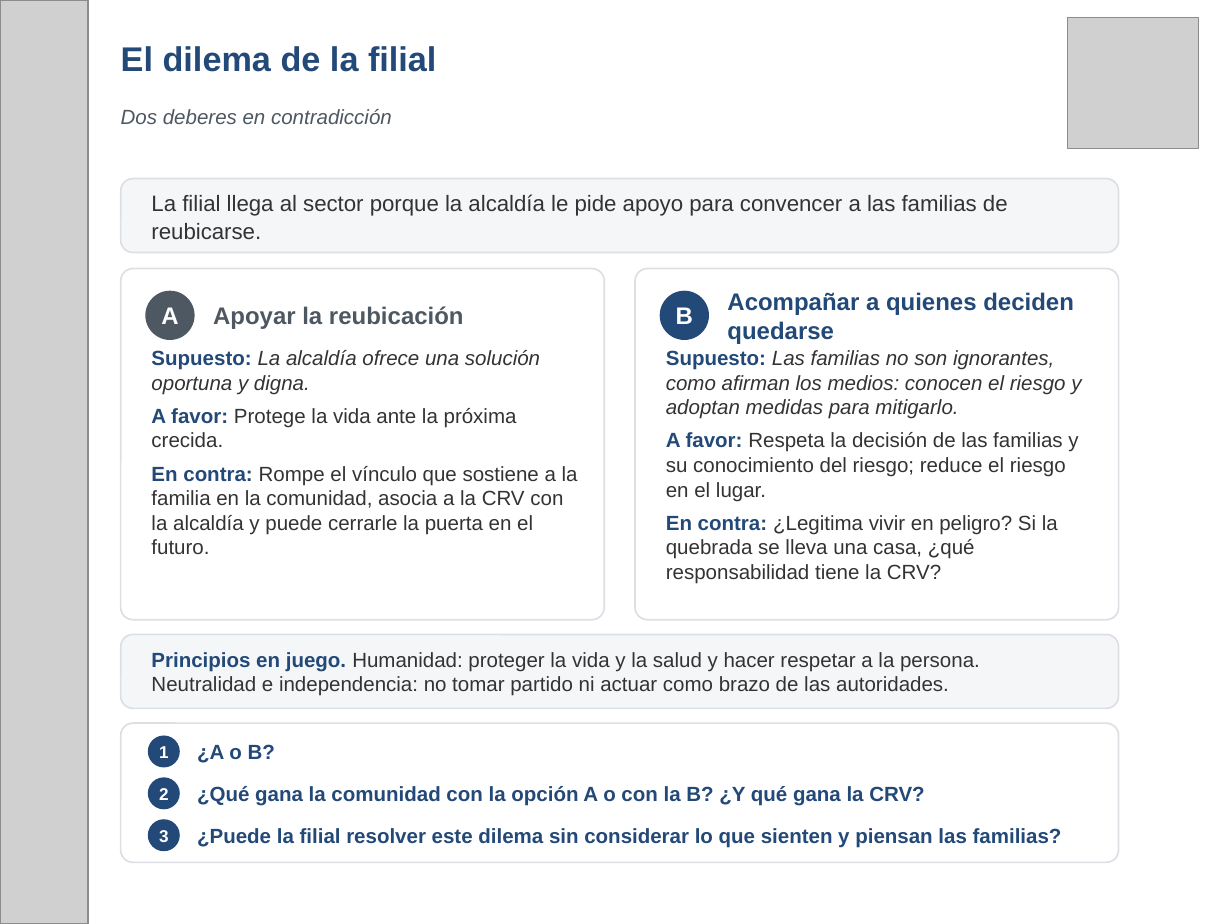
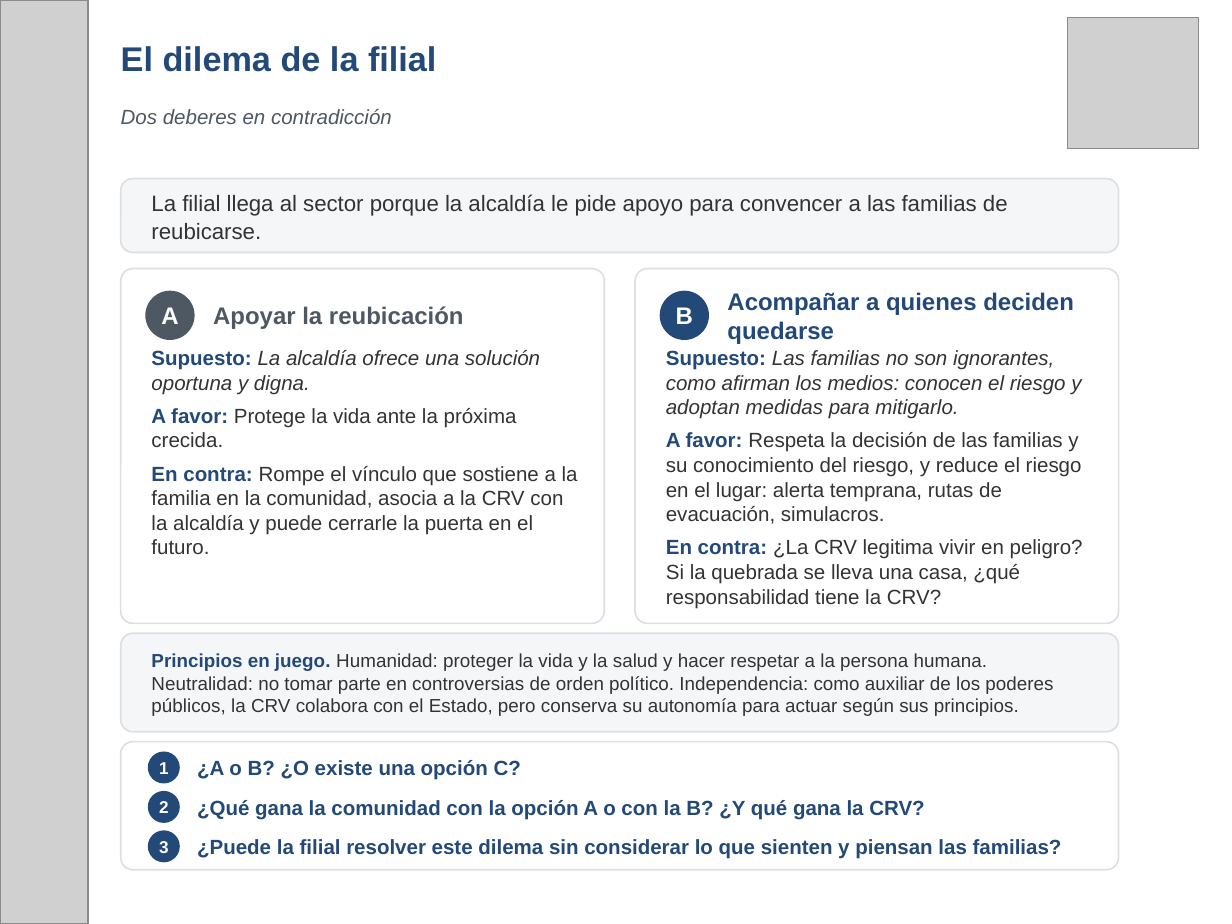
Before and after one commit to fmblancop/Hoja-de-Ruta-CRV, a slide deck: slide 4 of Hoja_de_Ruta_CRV_presentacion.pptx. Drawn at 1232x924 pixels with LibreOffice and Linux fonts; fonts in the diff are those of the drawing; grey boxes stand for pictures. Boxes give left, top, right and bottom in pixels: in the first picture for what was removed or moved away, otherwise in the second. Text is boxed around its words. In the diff, an @@ line names an element or a change of style, - is before the commit and + after.

```diff
--- a/Hoja_de_Ruta_CRV_presentacion.pptx
+++ b/Hoja_de_Ruta_CRV_presentacion.pptx
@@ text at [666,432,1083,609]: text changed @@
-A favor: Respeta la decisión de las familias y su conocimiento del riesgo; reduce el riesgo en el lugar.
-En contra: ¿Legitima vivir en peligro? Si la quebrada se lleva una casa, ¿qué responsabilidad tiene la CRV?
+A favor: Respeta la decisión de las familias y su conocimiento del riesgo, y reduce el riesgo en el lugar: alerta temprana, rutas de evacuación, simulacros.
+En contra: ¿La CRV legitima vivir en peligro? Si la quebrada se lleva una casa, ¿qué responsabilidad tiene la CRV?
@@ rounded rectangle at [121,633,1119,732]: proportions changed @@
@@ rounded rectangle: place and size @@
-rounded rectangle at [121,634,1119,708]
+rounded rectangle at [121,633,1119,732]
@@ text at [151,653,1053,716]: text changed; size 12 to 11 pt @@
-Principios en juego. Humanidad: proteger la vida y la salud y hacer respetar a la persona. Neutralidad e independencia: no tomar partido ni actuar como brazo de las autoridades.
+Principios en juego. Humanidad: proteger la vida y la salud y hacer respetar a la persona humana. Neutralidad: no tomar parte en controversias de orden político. Independencia: como auxiliar de los poderes públicos, la CRV colabora con el Estado, pero conserva su autonomía para actuar según sus principios.
@@ rounded rectangle: place and size @@
-rounded rectangle at [121,723,1119,862]
+rounded rectangle at [121,742,1119,870]
@@ rounded rectangle at [121,742,1119,870]: proportions changed @@
@@ 2 ellipses, 1 text: place and size @@
-2 ellipses, 1 text at [148,736,924,809]
+2 ellipses, 1 text at [148,752,924,823]
@@ text at [197,760,521,780]: text changed @@
-¿A o B?
+¿A o B? ¿O existe una opción C?
@@ ellipse "3": place and size @@
-ellipse "3" at [148,819,180,851]
+ellipse "3" at [148,830,180,862]
@@ text "¿Puede la filial resolver este ...": place and size @@
-text "¿Puede la filial resolver este ..." at [197,828,1062,848]
+text "¿Puede la filial resolver este ..." at [197,839,1062,859]
```
Also in this commit, not shown: 6 other slides changed, 4 slides added, 2 slides removed.
